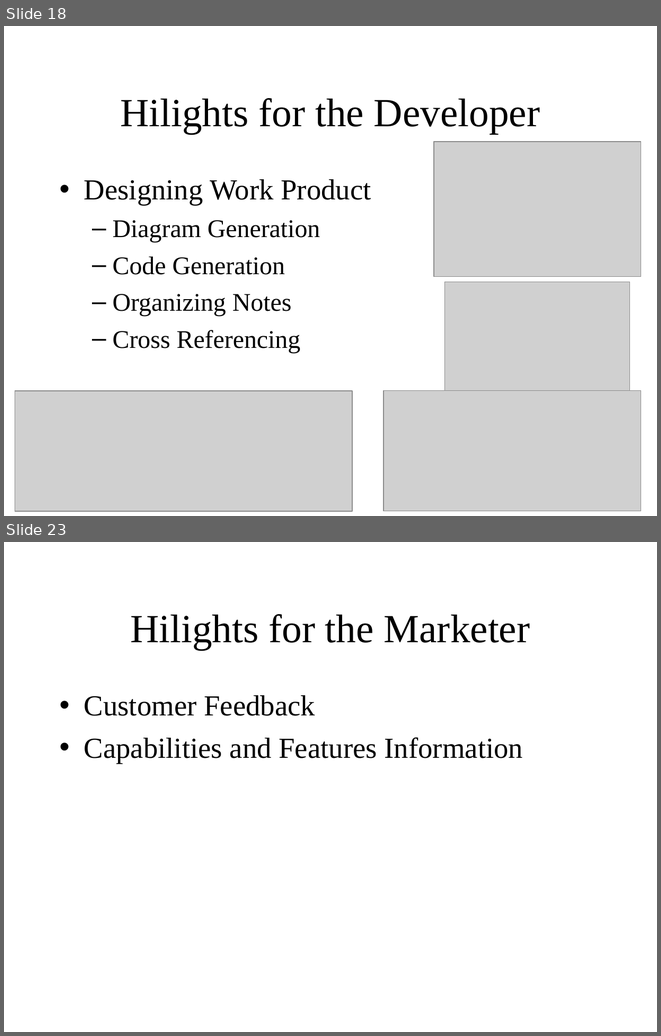
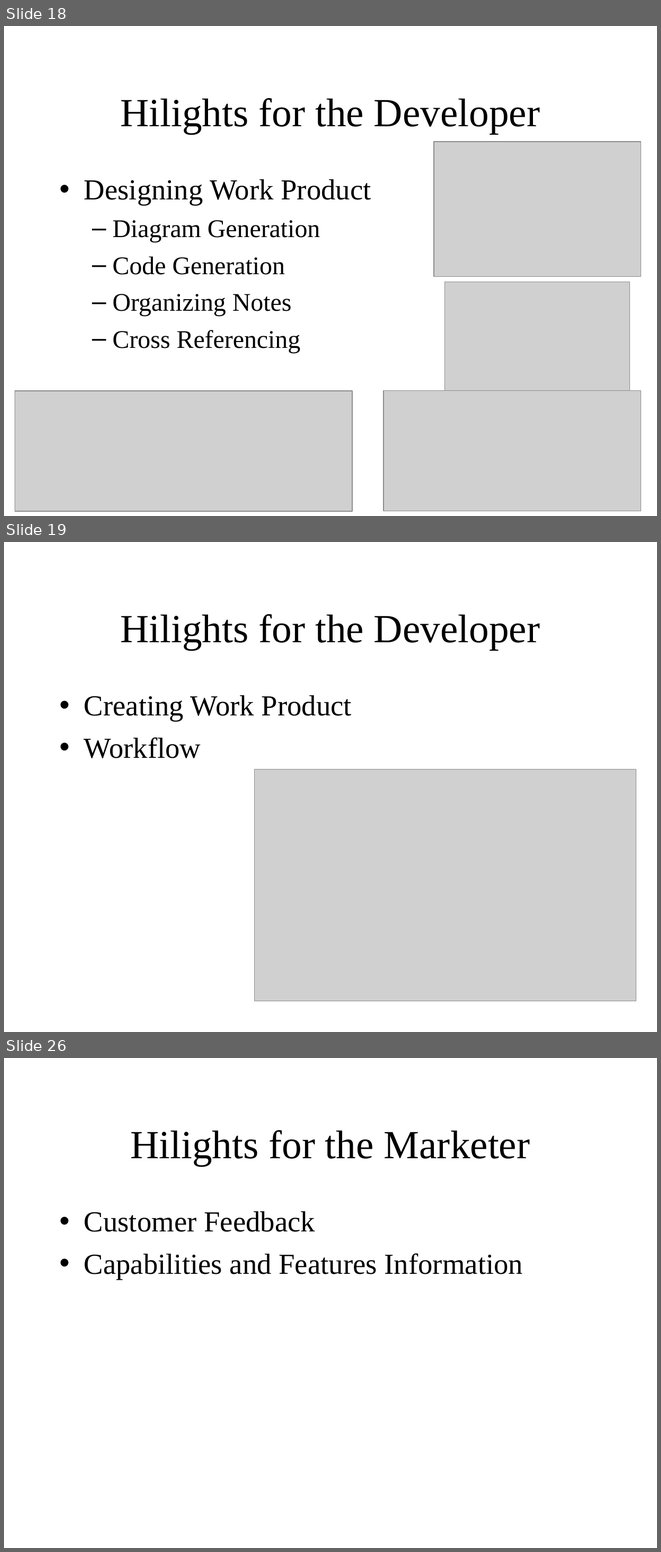
Before and after one commit to jamesmclellan/ProjectToolsTradeStudyPresentation, a slide deck: requirements-tool-study.ppt. Shown one above the other, each under a label of ours: slides 18 and 23 before the commit, slides 18, 19 and 26 after it; the slides between them are not shown. The pictures are 661x1036 and 661x1552 pixels, drawn with LibreOffice and Linux fonts; fonts in the diff are those of the drawing; grey boxes stand for pictures. Boxes give left, top, right and bottom in pixels: in the first picture for what was removed or moved away, otherwise in the second. Text is boxed around its words. In the diff, an @@ line names an element or a change of style, - is before the commit and + after.

```diff
--- a/requirements-tool-study.ppt
+++ b/requirements-tool-study.ppt
@@ slide 19 added at (4, 542, 657, 1032), background #FFFFFF @@
@@ title added at (120, 614, 540, 650), 44 pt, text #000000 @@
+Hilights for the Developer
@@ text added at (84, 695, 352, 758), 32 pt, text #000000 @@
+• Creating Work Product
+• Workflow
@@ picture added at (254, 769, 635, 1001) @@
@@ what was slide 23 is now slide 26 @@
```
Also in this commit, not shown: 5 slides changed, 4 other slides added, 1 other file.
